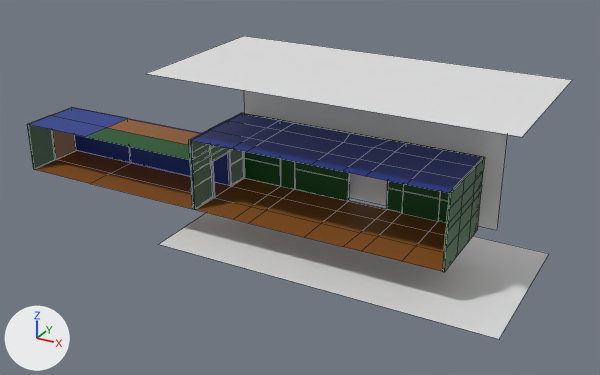
An edit to the Blender file Assets/Models/taxidermy huone+tutorial huone2.blend, drawn before and after from the same camera.
The view is the same before and after, from a 50 mm camera at (54.0, -113.6, 60.1) aimed at (-8.7, 0.3, 3.1). Lighting does not change. The marker at lower left points along +X, +Y and +Z. Mesh edges are drawn as thin lines.

The first picture shows 'Cube.003', 'Cube.004', 'Cube.005', 'Unity_9uMKlaP5Jc', 'pohjapiirrus', 'pohjapiirrus.001'.
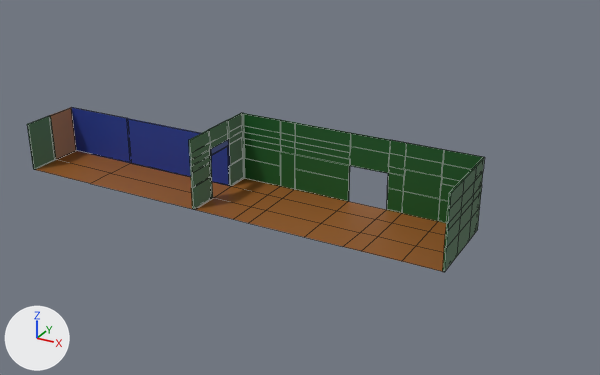
Pixel boxes (x1, y1, x2, y2) of what changed, in the pictures (600 x 375 px):
'Cube.003', reshaped, modifiers changed: (27, 107, 485, 272) in both
'pohjapiirrus.001', hidden: before (146, 36, 572, 137)
'pohjapiirrus', hidden: before (159, 213, 549, 339)
'Cube.005', hidden (blue): before (29, 108, 483, 210)
'Unity_9uMKlaP5Jc', hidden: before (244, 90, 507, 230)
part 1 of me_cube_002, built on: before (71, 107, 244, 198); after (27, 107, 485, 272)

Patch to the scene script:
```diff
--- a/Assets/Models/taxidermy huone+tutorial huone2.blend.py
+++ b/Assets/Models/taxidermy huone+tutorial huone2.blend.py
@@ me_cube_002 @@
 # used by ob_cube_003; location = (0.0, 0.0, 0.0)
-me_cube_002.from_pydata(...)  # 121 vertices, 78 faces; spans x -60.1..20.9, y -10.2..5.4, z 0.0..12.5
+me_cube_002.from_pydata(...)  # 226 vertices, 206 faces, 3 loose edges; spans x -60.4..21.2, y -10.2..5.7, z 0.0..12.5
+# me_cube_002 part 1
+# 9 vertices are removed from x -23.4..-23.1, y -4.6..5.4, z 0.0..6.7
+# 12 faces are deleted
+# 1 vertex moves from x -23.1, y -4.6, z 6.7 to x -23.7, y -4.6, z 6.7
+# 65 vertices are added at x -60.4..21.2, y -10.2..5.7, z 0.0..12.5
+# 11 new vertices lie (0.0, 0.0, -2.3) away from vertices in x -23.7..21.2, y -4.6..5.7, z 12.5
+# 7 new vertices lie (0.0, 0.0, 3.9) away from vertices in x -23.1..21.2, y -4.6..5.7, z 0.0
+# 7 new vertices lie (0.0, 0.0, 2.8) away from vertices in x -23.1..21.2, y -4.6..5.7, z 3.9
+# 12 new vertices lie (0.0, 0.0, 1.1) away from vertices in x -23.7..21.2, y -4.6..5.7, z 6.7
+# 6 new vertices lie (6.6, -0.1, 0.0) away from vertices in x 14.5, y 5.7, z 0.0..12.5
+# 6 new vertices lie (0.1, 4.5, 0.0) away from vertices in x -23.7, y 1.1, z 0.0..12.5
+# 3 loose edges are added
+# 15 new faces join them, mat_katto (blue #223990)
+# 122 new faces join them, mat_seinät (dark green #135721)
+# 3 new faces join them, mat_lattia (brown #905822)
 me_cube_002.materials.append(mat_katto)
@@ ob_pohjapiirrus @@
 ob_pohjapiirrus.scale = (-28.8, 28.8, 28.8)
+ob_pohjapiirrus.hide_set(True)
@@ ob_pohjapiirrus_001 @@
 ob_pohjapiirrus_001.scale = (-28.8, 28.8, 28.8)
+ob_pohjapiirrus_001.hide_set(True)
@@ ob_unity_9umklap5jc @@
 ob_unity_9umklap5jc.scale = (18.1, 18.1, 18.1)
+ob_unity_9umklap5jc.hide_set(True)
@@ ob_cube_003 @@
 ob_cube_003.location = (0.0, 0.0, 0.0)
-_m = ob_cube_003.modifiers.new('Solidify', 'SOLIDIFY')
-_m.thickness = 0.31
@@ ob_cube_005 @@
 ob_cube_005.location = (0.0, 0.0, 0.0)
+ob_cube_005.hide_set(True)
```
